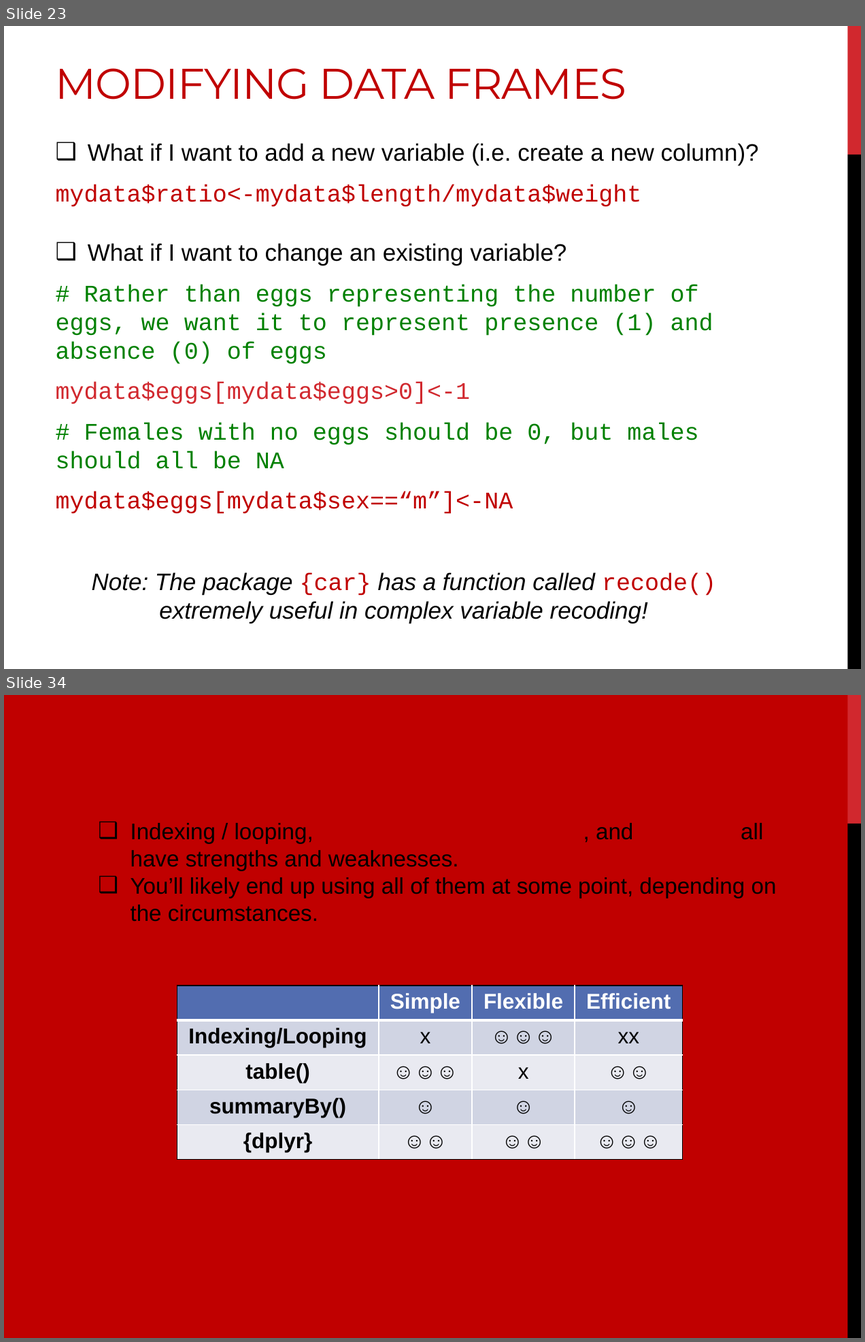
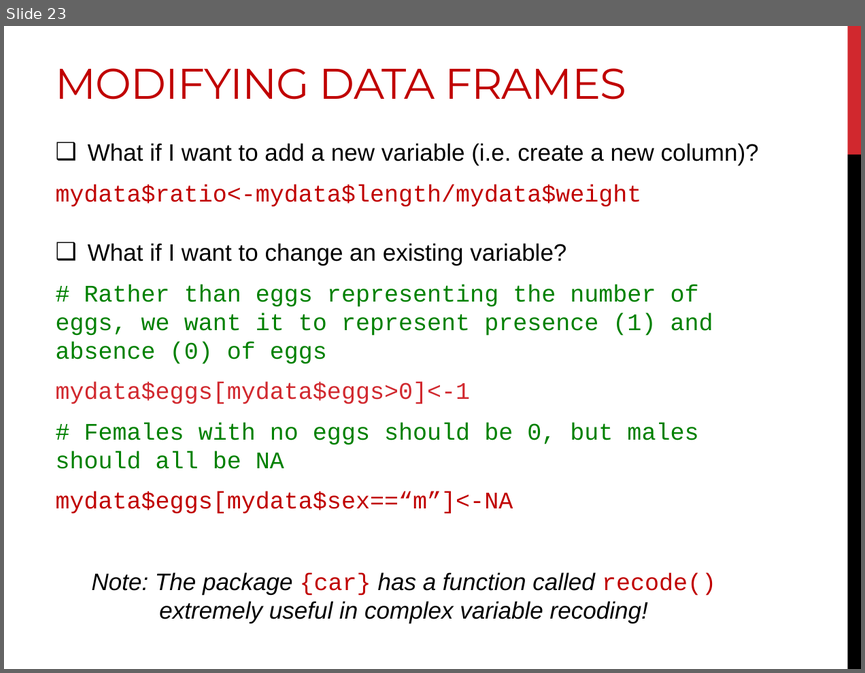
Before and after one commit to DanielleQuinn/RBarMUN, a slide deck: IntroWorkshop/RBar_IntroII.pptx. Shown one above the other, each under a label of ours: slides 23 and 34 before the commit, slide 23 after it; the slides between them are not shown. The pictures are 865x1342 and 865x673 pixels, drawn with LibreOffice and Linux fonts; fonts in the diff are those of the drawing. Boxes give left, top, right and bottom in pixels: in the first picture for what was removed or moved away, otherwise in the second. Text is boxed around its words. In the diff, an @@ line names an element or a change of style, - is before the commit and + after.

```diff
--- a/IntroWorkshop/RBar_IntroII.pptx
+++ b/IntroWorkshop/RBar_IntroII.pptx
@@ slide 34 removed at [4, 695, 861, 1338], background #C00000; not listed: 2 template elements that a slide beside it also shows @@
@@ text removed at [130, 823, 776, 921] @@
-  ❑ Indexing / looping, table(), summaryBy(), and {dplyr} all have strengths and weaknesses.
-  ❑ You’ll likely end up using all of them at some point, depending on the circumstances.
@@ table removed at [177, 985, 683, 1159], 5 rows, 4 columns @@
- | Simple | Flexible | Efficient
-Indexing/Looping | x | ☺☺☺ | xx
-table() | ☺☺☺ | x | ☺☺
-summaryBy() | ☺ | ☺ | ☺
-{dplyr} | ☺☺ | ☺☺ | ☺☺☺
```
Also in this commit, not shown: 10 slides changed, 3 slides added, 2 other slides removed.
